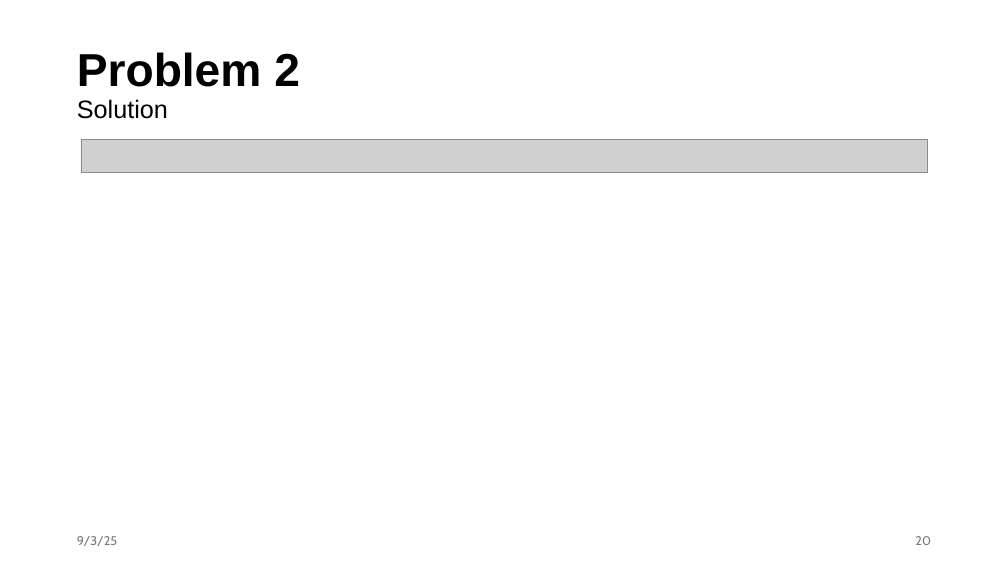
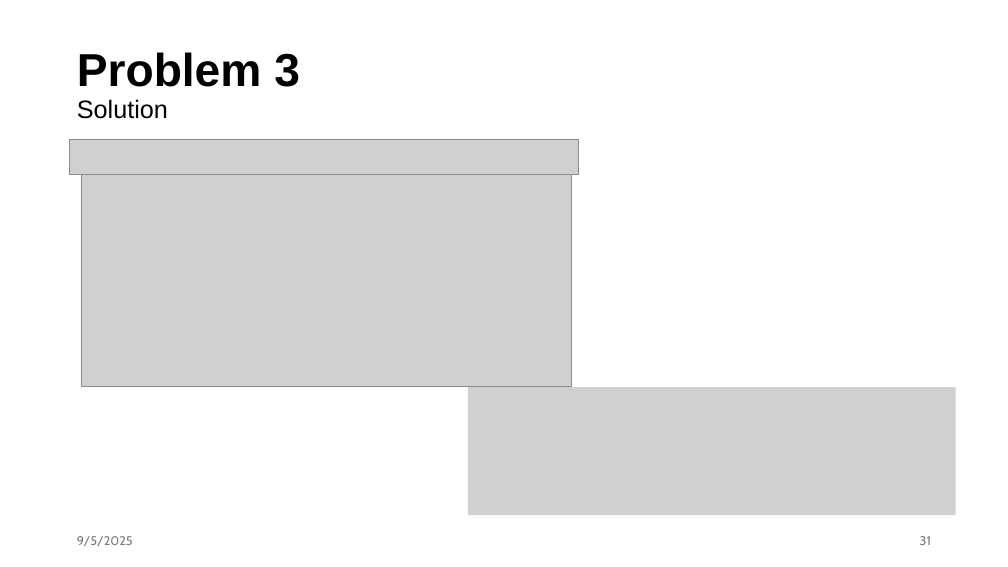
Before and after one commit to kenzhu2000/kenzhu2000.github.io, a slide deck: slide 31 of cse3302/t3.pptx (slide 20 before the commit). Drawn at 1008x567 pixels with LibreOffice and Linux fonts; fonts in the diff are those of the drawing; grey boxes stand for pictures. Boxes give left, top, right and bottom in pixels: in the first picture for what was removed or moved away, otherwise in the second. Text is boxed around its words. In the diff, an @@ line names an element or a change of style, - is before the commit and + after.

```diff
--- a/cse3302/t3.pptx
+++ b/cse3302/t3.pptx
@@ title at (x1=77, y1=52, x2=300, y2=119): text changed @@
-Problem 2
-Solution
+Problem 3
+Solution
@@ picture resized from (x1=81, y1=140, x2=927, y2=173) to (x1=70, y1=140, x2=578, y2=175) @@
@@ picture added at (x1=81, y1=175, x2=572, y2=386) @@
@@ picture added at (x1=468, y1=387, x2=956, y2=516) @@
@@ text at (x1=77, y1=536, x2=133, y2=546): text changed @@
-9/3/25
+9/5/2025
@@ page number at (x1=920, y1=536, x2=931, y2=545): text changed @@
-20
+31
```
Also in this commit, not shown: 23 other slides changed, 1 slide removed, 1 other file.
